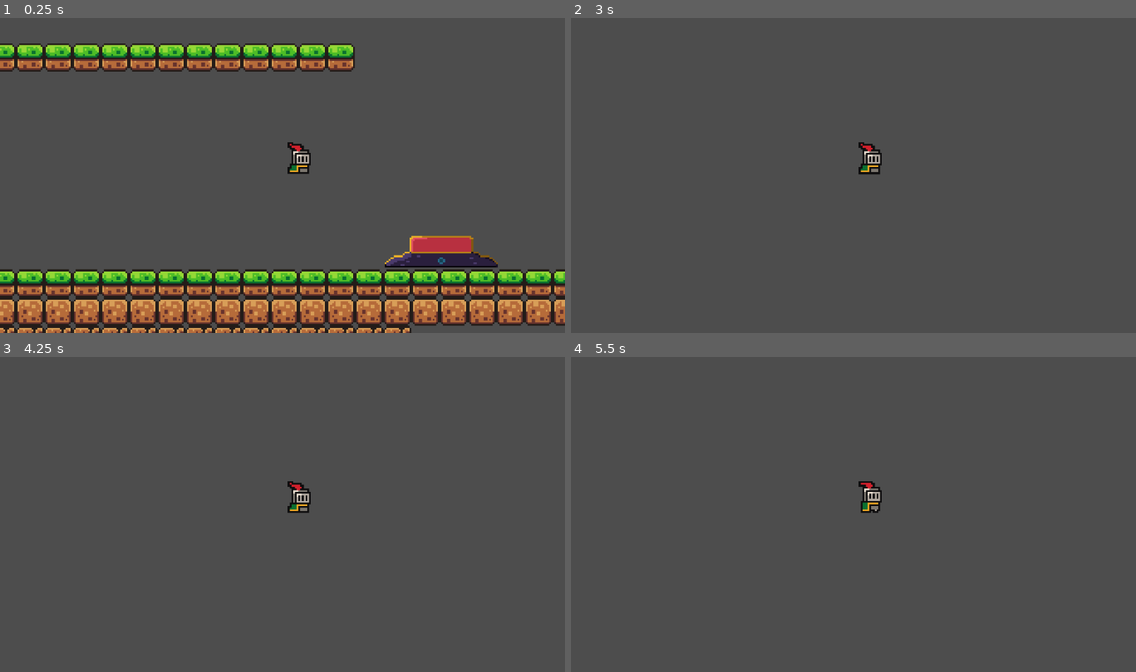
Above: before the commit, frames 1-4 (two rows, left to right).
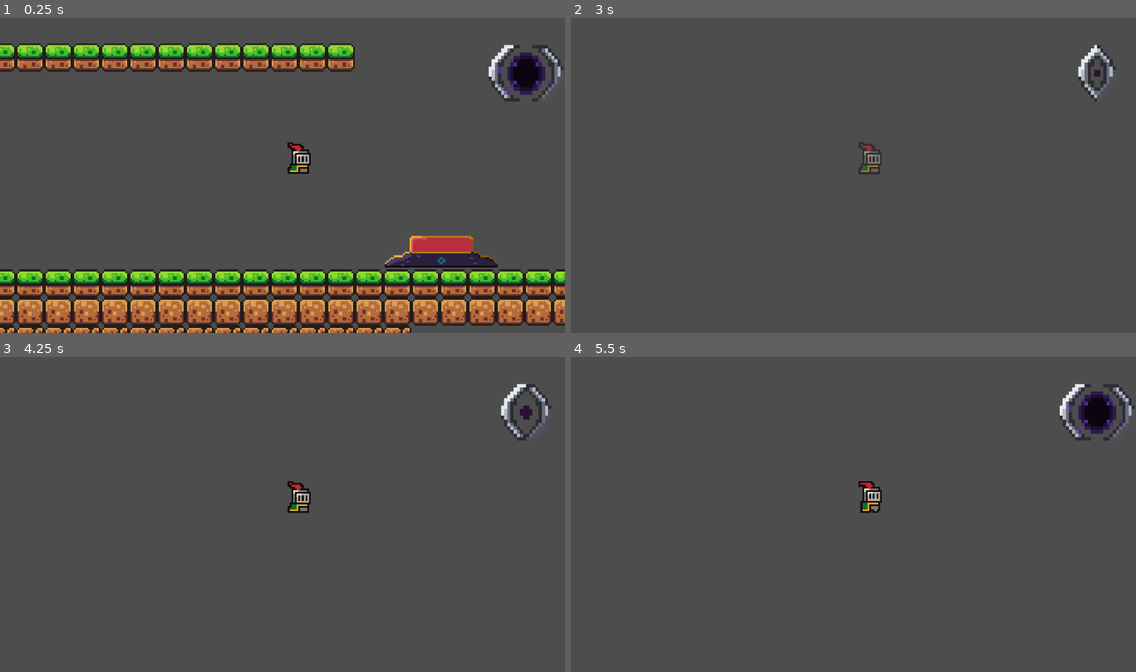
Above: after the commit, the same moments.

Repository: Youssef87580/overrun
Game: Godot game, scene res://scenes/game.tscn
Same seed, same stepped clock (60 frames per second), same inputs: the game is played once before the commit and once after it.
Inputs (mouse positions are in pixels of both pictures, inside the frame that each line leads up to):
- Up to frame 1 (0.25 s): no input
- Up to frame 2 (3 s): tap Enter at 0.5 s; move the mouse to (977, 159) at 0.52 s; hold D (move_right) 0.53-2.03 s; tap S (flip_gravity) at 0.6 s; click (977, 159) at 0.67 s; tap Space (jump, bound only after the commit) at 0.77, 1.07, 1.52, 1.82, 2.3, 2.85 s; tap E (phase_shift) at 0.8, 1.35 s; move the mouse to (740, 191) at 1.27 s; tap C (spawn_clone) at 1.55, 2.1 s; move the mouse to (910, 103) at 2.02 s; hold A (move_left) 2.03-2.78 s; move the mouse to (825, 238) at 2.77 s; hold D (move_right) from 2.78 s (still down); click (825, 238) at 2.92 s
- Up to frame 3 (4.25 s): keep holding D (move_right); tap Space (jump, bound only after the commit) at 3.02, 3.32, 3.77, 4.07 s; tap W (jump, bound only before the commit) at 3.05, 3.6 s; move the mouse to (452, 561) at 3.52 s; tap S (flip_gravity) at 3.8 s
- Up to frame 4 (5.5 s): move the mouse to (684, 464) at 4.27 s; release D (move_right) at 4.28 s; hold A (move_left) 4.28-5.03 s; tap S (flip_gravity) at 4.35 s; tap Space (jump, bound only after the commit) at 4.52, 4.82 s; tap E (phase_shift) at 4.55, 5.1 s; move the mouse to (881, 514) at 5.02 s; hold D (move_right) from 5.03 s (still down); click (881, 514) at 5.17 s; tap C (spawn_clone) at 5.3 s

The runs differ from the first frame. In frame 1, 1.4% of the frame differs, in the area x 86-100%, y 8-27%; in frame 2, 0.8%; in frame 3, 0.7%; in frame 4, 1.4%, in the area x 51-100%, y 8-49%.

Commit message:
made ability hud and add the phase shift ability for it  and started on a remap sestem

Diff:
--- a/overrun/project.godot
+++ b/overrun/project.godot
@@ -15,6 +15,10 @@
 config/features=PackedStringArray("4.7", "GL Compatibility")
 run/max_fps=60
 config/icon="res://assets/icon.svg"
+
+[autoload]
+
+AbilityHUD="*uid://l7a630pxea6q"
 
 [display]
 
@@ -42,7 +46,7 @@
 }
 jump={
 "deadzone": 0.2,
-"events": [Object(InputEventKey,"resource_local_to_scene":fa …(140 unchanged characters)… d":false,"keycode":0,"physical_keycode":87,"key_label":0,"unicode":119,"location":0,"echo":false,"script":null)
+"events": [Object(InputEventKey,"resource_local_to_scene":fa …(140 unchanged characters)… d":false,"keycode":0,"physical_keycode":32,"key_label":0,"unicode":32,"location":0,"echo":false,"script":null)
 ]
 }
 flip_gravity={
--- /dev/null
+++ b/overrun/remap.gd
@@ -0,0 +1,50 @@
+extends Control
+
+@onready var action_list: VBoxContainer = $Panel/VBoxContainer/ScrollContainer/ActionList
+
+const remappables_acctions := [
+	"jump",
+	"move_left",
+	"move_right",
+	"flip_gravity",
+	"spawn_clone",
+	"phase_shift",
+]
+
+const action_names := {
+	"jump" : "jump",
+	"move_left" : "move left",
+	"move_right" : "move right",
+	"flip_gravity" : "flip gravity",
+	"spawn_clone" : "spawn clone",
+	"phase_shift" : "phase shift",
+}
+
+var is_remapping := false
+var action_being_remapped: String = ""
+var remap_button: Button = null
+
+func _ready() -> void:
+	create_action_list()
+
+func create_action_list() -> void:
+	for child in action_list.get_children():
+		child.queue_free()
+
+	for action in REMAPPABLE_ACTIONS:
+		var row := HBoxContainer.new()
+		row.size_flags_horizontal = Control.SIZE_EXPAND_FILL
+
+		var label := Label.new()
+		label.text = ACTION_NAMES.get(action, action)
+		label.size_flags_horizontal = Control.SIZE_EXPAND_FILL
+		label.vertical_alignment = VERTICAL_ALIGNMENT_CENTER
+
+		var button := Button.new()
+		button.text = get_action_text(action)
+		button.custom_minimum_size = Vector2(200, 40)
+		button.pressed.connect(_on_remap_button_pressed.bind(button, action))
+
+		row.add_child(label)
+		row.add_child(button)
+		action_list.add_child(row)
--- /dev/null
+++ b/overrun/scenes/ability_hud.gd
@@ -0,0 +1,14 @@
+extends CanvasLayer
+
+@onready var phase_ability = $PhaseAbility
+
+func _ready() -> void:
+	var use_sprite = phase_ability.get_node("UseSprite")
+	use_sprite.frame = 0
+	use_sprite.pause()
+
+func play_use() -> void:
+	$PhaseAbility.play_use()
+
+func play_recharge() -> void:
+	$PhaseAbility.play_recharge()
--- a/overrun/scenes/ability_hud.tscn
+++ b/overrun/scenes/ability_hud.tscn
@@ -1,3 +1,147 @@
 [gd_scene format=3 uid="uid://l7a630pxea6q"]
 
-[node name="ability hud" type="CanvasLayer" unique_id=1395538179]
+[ext_resource type="Texture2D" uid="uid://ce07xc6oum1lt" path="res://assets/purple phase shifter use -Sheet.png" id="1_3mubh"]
+[ext_resource type="Script" uid="uid://cvg85tv0bdgro" path="res://scripts/phase_ability.gd" id="1_5eoas"]
+[ext_resource type="Script" uid="uid://lbanho2edl7j" path="res://scenes/ability_hud.gd" id="1_rtmn5"]
+[ext_resource type="Texture2D" uid="uid://be013esullwrx" path="res://assets/purple phase shifter recharge-Sheet-Sheet.png" id="2_5eoas"]
+
+[sub_resource type="AtlasTexture" id="AtlasTexture_rtmn5"]
+atlas = ExtResource("1_3mubh")
+region = Rect2(0, 0, 24, 16)
+
+[sub_resource type="AtlasTexture" id="AtlasTexture_h4wkg"]
+atlas = ExtResource("1_3mubh")
+region = Rect2(24, 0, 24, 16)
+
+[sub_resource type="AtlasTexture" id="AtlasTexture_nvv3b"]
+atlas = ExtResource("1_3mubh")
+region = Rect2(48, 0, 24, 16)
+
+[sub_resource type="AtlasTexture" id="AtlasTexture_5ugoe"]
+atlas = ExtResource("1_3mubh")
+region = Rect2(72, 0, 24, 16)
+
+[sub_resource type="AtlasTexture" id="AtlasTexture_r5s8k"]
+atlas = ExtResource("1_3mubh")
+region = Rect2(96, 0, 24, 16)
+
+[sub_resource type="AtlasTexture" id="AtlasTexture_xsf8m"]
+atlas = ExtResource("1_3mubh")
+region = Rect2(120, 0, 24, 16)
+
+[sub_resource type="AtlasTexture" id="AtlasTexture_px8d0"]
+atlas = ExtResource("1_3mubh")
+region = Rect2(144, 0, 24, 16)
+
+[sub_resource type="AtlasTexture" id="AtlasTexture_sjtu3"]
+atlas = ExtResource("1_3mubh")
+region = Rect2(168, 0, 24, 16)
+
+[sub_resource type="AtlasTexture" id="AtlasTexture_6n4fk"]
+atlas = ExtResource("1_3mubh")
+region = Rect2(192, 0, 24, 16)
+
+[sub_resource type="AtlasTexture" id="AtlasTexture_8hyp8"]
+atlas = ExtResource("1_3mubh")
+region = Rect2(216, 0, 24, 16)
+
+[sub_resource type="SpriteFrames" id="SpriteFrames_g850r"]
+animations = [{
+"frames": [{
+"duration": 1.0,
+"texture": SubResource("AtlasTexture_rtmn5")
+}, {
+"duration": 1.0,
+"texture": SubResource("AtlasTexture_h4wkg")
+}, {
+"duration": 1.0,
+"texture": SubResource("AtlasTexture_nvv3b")
+}, {
+"duration": 1.0,
+"texture": SubResource("AtlasTexture_5ugoe")
+}, {
+"duration": 1.0,
+"texture": SubResource("AtlasTexture_r5s8k")
+}, {
+"duration": 1.0,
+"texture": SubResource("AtlasTexture_xsf8m")
+}, {
+"duration": 1.0,
+"texture": SubResource("AtlasTexture_px8d0")
+}, {
+"duration": 1.0,
+"texture": SubResource("AtlasTexture_sjtu3")
+}, {
+"duration": 1.0,
+"texture": SubResource("AtlasTexture_6n4fk")
+}, {
+"duration": 1.0,
+"texture": SubResource("AtlasTexture_8hyp8")
+}],
+"loop": 0,
+"name": &"use",
+"speed": 5.0
+}]
+
+[sub_resource type="AtlasTexture" id="AtlasTexture_8a04g"]
+atlas = ExtResource("2_5eoas")
+region = Rect2(0, 0, 24, 16)
+
+[sub_resource type="AtlasTexture" id="AtlasTexture_x87ex"]
+atlas = ExtResource("2_5eoas")
+region = Rect2(24, 0, 24, 16)
+
+[sub_resource type="AtlasTexture" id="AtlasTexture_t4t0u"]
+atlas = ExtResource("2_5eoas")
+region = Rect2(48, 0, 24, 16)
+
+[sub_resource type="AtlasTexture" id="AtlasTexture_k074a"]
+atlas = ExtResource("2_5eoas")
+region = Rect2(72, 0, 24, 16)
+
+[sub_resource type="AtlasTexture" id="AtlasTexture_fkkd0"]
+atlas = ExtResource("2_5eoas")
+region = Rect2(96, 0, 24, 16)
+
+[sub_resource type="SpriteFrames" id="SpriteFrames_5eoas"]
+animations = [{
+"frames": [{
+"duration": 1.0,
+"texture": SubResource("AtlasTexture_8a04g")
+}, {
+"duration": 1.0,
+"texture": SubResource("AtlasTexture_x87ex")
+}, {
+"duration": 1.0,
+"texture": SubResource("AtlasTexture_t4t0u")
+}, {
+"duration": 1.0,
+"texture": SubResource("AtlasTexture_k074a")
+}, {
+"duration": 1.0,
+"texture": SubResource("AtlasTexture_fkkd0")
+}],
+"loop": 0,
+"name": &"recharge",
+"speed": 1.0
+}]
+
+[node name="hud" type="CanvasLayer" unique_id=1395538179]
+script = ExtResource("1_rtmn5")
+
+[node name="PhaseAbility" type="Node2D" parent="." unique_id=1275963189]
+script = ExtResource("1_5eoas")
+
+[node name="UseSprite" type="AnimatedSprite2D" parent="PhaseAbility" unique_id=1854579489]
+position = Vector2(596, 66.00002)
+scale = Vector2(3.555, 4)
+sprite_frames = SubResource("SpriteFrames_g850r")
+animation = &"use"
+
+[node name="RechargeSprite" type="AnimatedSprite2D" parent="PhaseAbility" unique_id=1081316209]
+position = Vector2(596, 66)
+scale = Vector2(3.555, 4)
+sprite_frames = SubResource("SpriteFrames_5eoas")
+animation = &"recharge"
+frame = 3
+frame_progress = 1.0
--- /dev/null
+++ b/overrun/scenes/remab .tscn
@@ -0,0 +1,40 @@
+[gd_scene format=3 uid="uid://bjeur0hjv20w8"]
+
+[ext_resource type="Script" uid="uid://v2u1dav5wh0u" path="res://remap.gd" id="1_yjjrf"]
+
+[node name="Control" type="Control" unique_id=1862623596]
+layout_mode = 3
+anchors_preset = 0
+offset_right = 40.0
+offset_bottom = 40.0
+script = ExtResource("1_yjjrf")
+
+[node name="Panel" type="Panel" parent="." unique_id=537004114]
+layout_mode = 0
+offset_right = 40.0
+offset_bottom = 40.0
+
+[node name="VBoxContainer" type="VBoxContainer" parent="Panel" unique_id=266385681]
+layout_mode = 0
+offset_right = 40.0
+offset_bottom = 40.0
+
+[node name="Label" type="Label" parent="Panel/VBoxContainer" unique_id=945474629]
+layout_mode = 2
+
+[node name="ScrollContainer" type="ScrollContainer" parent="Panel/VBoxContainer" unique_id=338320244]
+layout_mode = 2
+
+[node name="ActionList" type="VBoxContainer" parent="Panel/VBoxContainer/ScrollContainer" unique_id=1501547752]
+layout_mode = 2
+
+[node name="HBoxContainer" type="HBoxContainer" parent="Panel/VBoxContainer" unique_id=1350658280]
+layout_mode = 2
+
+[node name="Button" type="Button" parent="Panel/VBoxContainer/HBoxContainer" unique_id=721834505]
+layout_mode = 2
+
+[node name="Button" type="Button" parent="Panel/VBoxContainer/HBoxContainer/Button" unique_id=1025718173]
+layout_mode = 0
+offset_right = 8.0
+offset_bottom = 8.0
--- /dev/null
+++ b/overrun/scripts/phase_ability.gd
@@ -0,0 +1,51 @@
+extends Node2D
+
+@onready var use_sprite: AnimatedSprite2D = $UseSprite
+@onready var recharge_sprite: AnimatedSprite2D = $RechargeSprite
+
+func _ready() -> void:
+	use_sprite.visible = false
+	recharge_sprite.visible = true
+	set_recharge_progress(1.0)
+
+func play_use() -> void:
+	print("play_use_called")
+	recharge_sprite.visible = false
+	use_sprite.visible = true
+	use_sprite.frame = 0
+	use_sprite.play("use")
+
+func hold_use_frame() -> void:
+	if use_sprite.is_playing():
+		use_sprite.pause()
+		use_sprite.frame = use_sprite.sprite_frames.get_frame_count("use") - 1
+
+func play_recharge() -> void:
+	print("play_recharg_called")
+	use_sprite.visible = false
+	recharge_sprite.visible = true
+	recharge_sprite.frame = 0
+	recharge_sprite.play("recharge")
+	recharge_sprite.pause()
+
+func set_recharge_progress(progress: float) -> void:
+	var frame_count := recharge_sprite.sprite_frames.get_frame_count("recharge")
+	print("recharge frame count: ", frame_count)
+	if frame_count <= 1:
+		recharge_sprite.frame = 0
+		return
+	progress = clampf(progress, 0.0, 1.0)
+	var target_frame : int
+	if progress >= 1.0:
+		target_frame = frame_count - 1
+		recharge_sprite.frame = target_frame
+		print("FULL CHARGE: setting frame to ", target_frame)
+	else:
+		target_frame = clampi(int(progress * (frame_count - 	1)), 0, frame_count - 2)
+		recharge_sprite.frame = target_frame
+		print("progress: ", progress, "-> frame: ", target_frame)
+
+
+func hide_all() -> void:
+	use_sprite.visible = false
+	recharge_sprite.visible = false
--- a/overrun/scripts/player.gd
+++ b/overrun/scripts/player.gd
@@ -1,12 +1,14 @@
 extends CharacterBody2D
+
 
 @export var speed : float = 200.0
 @export var maximum_jumps := 1
 @export var jump_velocity  : float = -250.0
 @export var gravity: float = 980.0
 @export var coyote_time: float = 0.1
-@export var phase_duration: float = 2.0
-@export var phase_cooldown: float = 3.0
+@export var phase_duration: float = 3.0
+@export var phase_cooldown: float = 1.5
+
 var coyote_timer: float = 0.0
 var gravity_direction: int = 1
 var clone_instance: Node = null
@@ -68,13 +70,31 @@
 func handle_phase_shift() -> void:
 	if cooldown_timer > 0:
 		cooldown_timer -= get_physics_process_delta_time()
+		if cooldown_timer < 0:
+			cooldown_timer = 0.0
+
+		var progress := 1.0 - (cooldown_timer / phase_cooldown)
+		AbilityHUD.phase_ability.set_recharge_progress(progress)
+
+	elif not is_phased:
+		AbilityHUD.phase_ability.set_recharge_progress(1.0)
+		cooldown_timer = 0.0
+
+
 	if cooldown_timer <= 0 and not is_phased and Input.is_action_just_pressed("phase_shift"):
 		is_phased = true
 		phase_timer = phase_duration
 		modulate.a = 0.5
+		AbilityHUD.play_use()
+
 	if is_phased:
 		phase_timer -= get_physics_process_delta_time()
+
+		if not AbilityHUD.phase_ability.use_sprite.is_playing():
+			AbilityHUD.phase_ability.hold_use_frame()
+
 		if phase_timer <= 0:
 			is_phased = false
 			modulate.a = 1.0
 			cooldown_timer = phase_cooldown
+			AbilityHUD.play_recharge()
Not shown, added: overrun/remap.gd.uid
Not shown, added: overrun/scenes/ability_hud.gd.uid
Not shown, added: overrun/scripts/phase_ability.gd.uid
